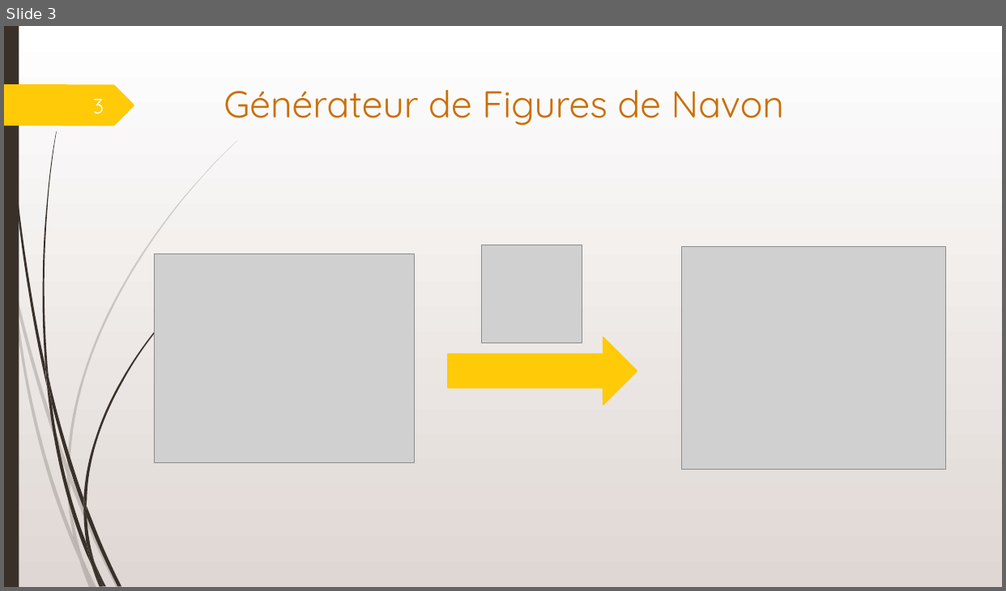
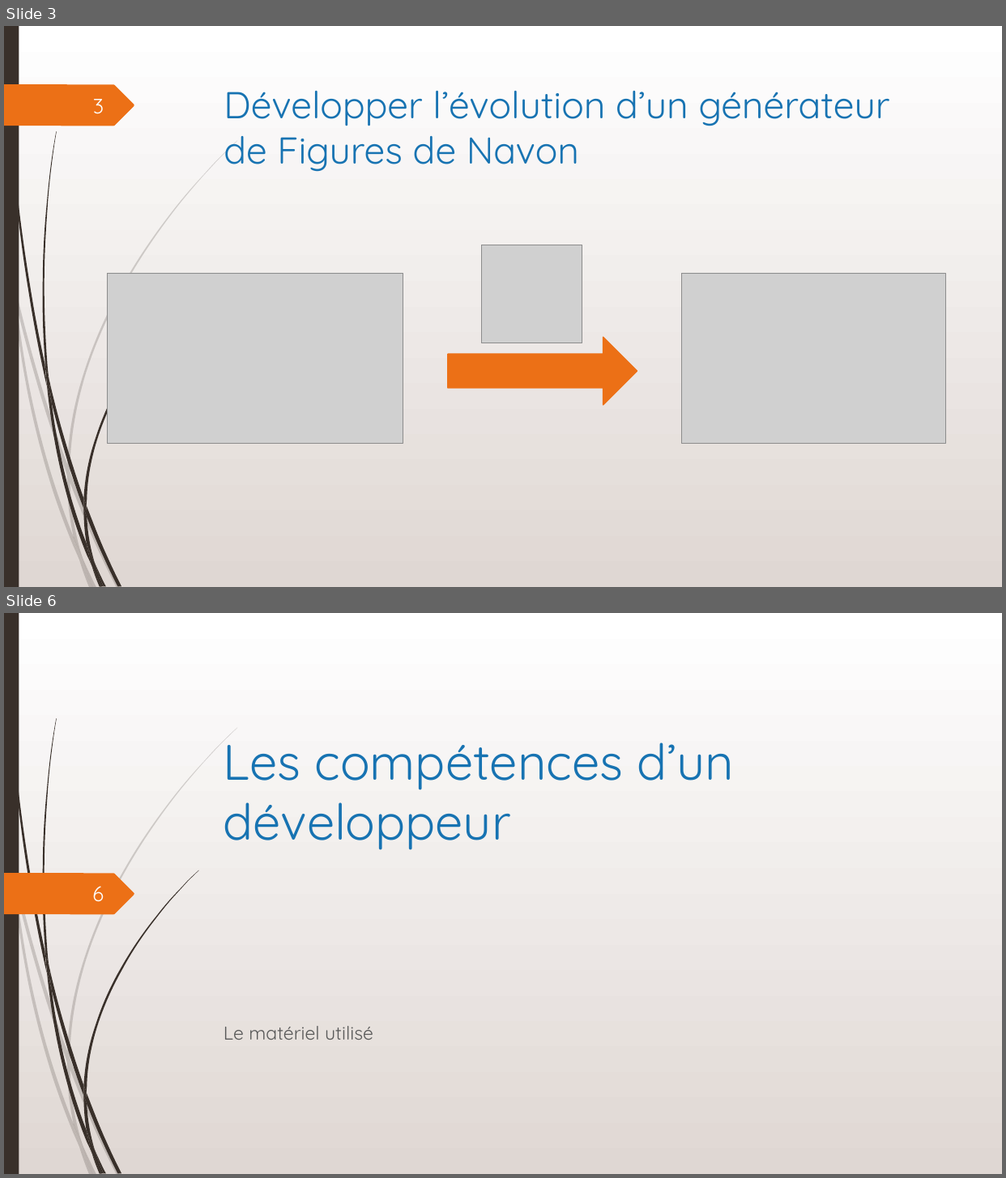
Before and after one commit to MathysC/Figures_Navon, a slide deck: Suivi stage/Rapport/Soutenance_de_Stage_Clerget.pptx. Shown one above the other, each under a label of ours: slide 3 before the commit, slides 3 and 6 after it; the slides between them are not shown. The pictures are 1006x591 and 1006x1178 pixels, drawn with LibreOffice and Linux fonts; fonts in the diff are those of the drawing; grey boxes stand for pictures. Boxes give left, top, right and bottom in pixels: in the first picture for what was removed or moved away, otherwise in the second. Text is boxed around its words. In the diff, an @@ line names an element or a change of style, - is before the commit and + after.

```diff
--- a/Suivi stage/Rapport/Soutenance_de_Stage_Clerget.pptx
+++ b/Suivi stage/Rapport/Soutenance_de_Stage_Clerget.pptx
@@ slide 6 added at (x1=4, y1=613, x2=1002, y2=1174), background gradient #FFFFFF to #E0D7D3; not listed: 23 template elements that a slide beside it also shows @@
@@ title added at (x1=224, y1=743, x2=734, y2=850), 48 pt, text #1773B2 @@
+Les compétences d’un développeur
@@ freeform shape added at (x1=4, y1=874, x2=134, y2=914), fill #EC7016 @@
@@ page number added at (x1=92, y1=886, x2=104, y2=902), 20 pt, text #FEFFFF @@
+6
@@ text added at (x1=224, y1=1026, x2=373, y2=1040), 18 pt, text #595959 @@
+Le matériel utilisé
@@ slide 3 changed as well @@
@@ freeform shape at (x1=4, y1=84, x2=134, y2=126): fill #FFCA08 to #EC7016 @@
@@ title at (x1=224, y1=91, x2=890, y2=172): text changed; text colour #CA6F06 to #1773B2 @@
-Générateur de Figures de Navon
+Développer l’évolution d’un générateur de Figures de Navon
@@ picture resized from (x1=154, y1=254, x2=414, y2=463) to (x1=108, y1=273, x2=403, y2=444) @@
@@ picture resized from (x1=681, y1=247, x2=946, y2=469) to (x1=681, y1=273, x2=946, y2=444) @@
@@ right arrow at (x1=448, y1=337, x2=637, y2=405): fill #FFCA08 to #EC7016; outline #FFCA08 1.25 pt to #EC7016 1.25 pt @@
```
Also in this commit, not shown: 3 other slides changed, 8 other slides added, 5 other files.
